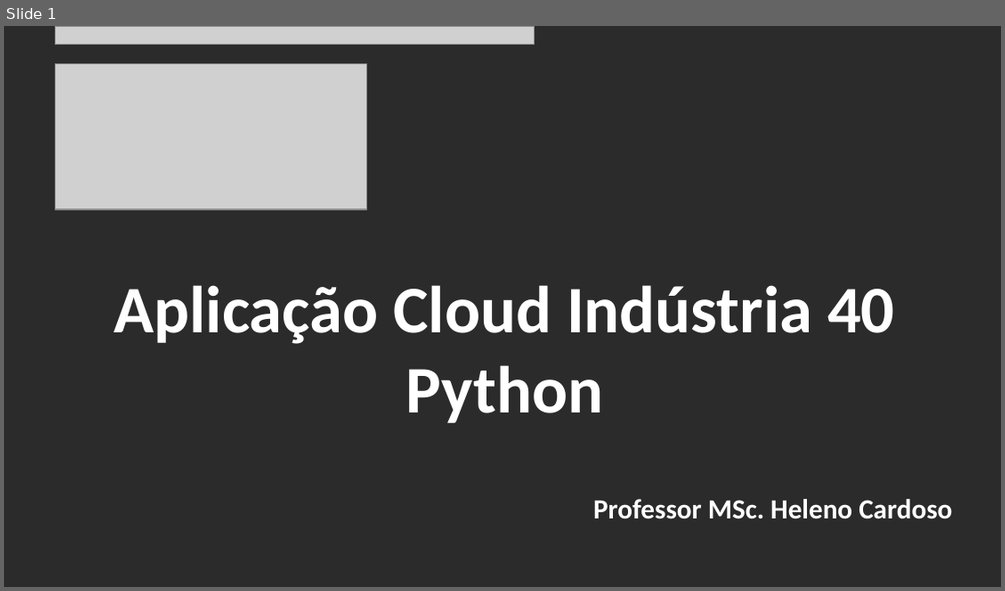
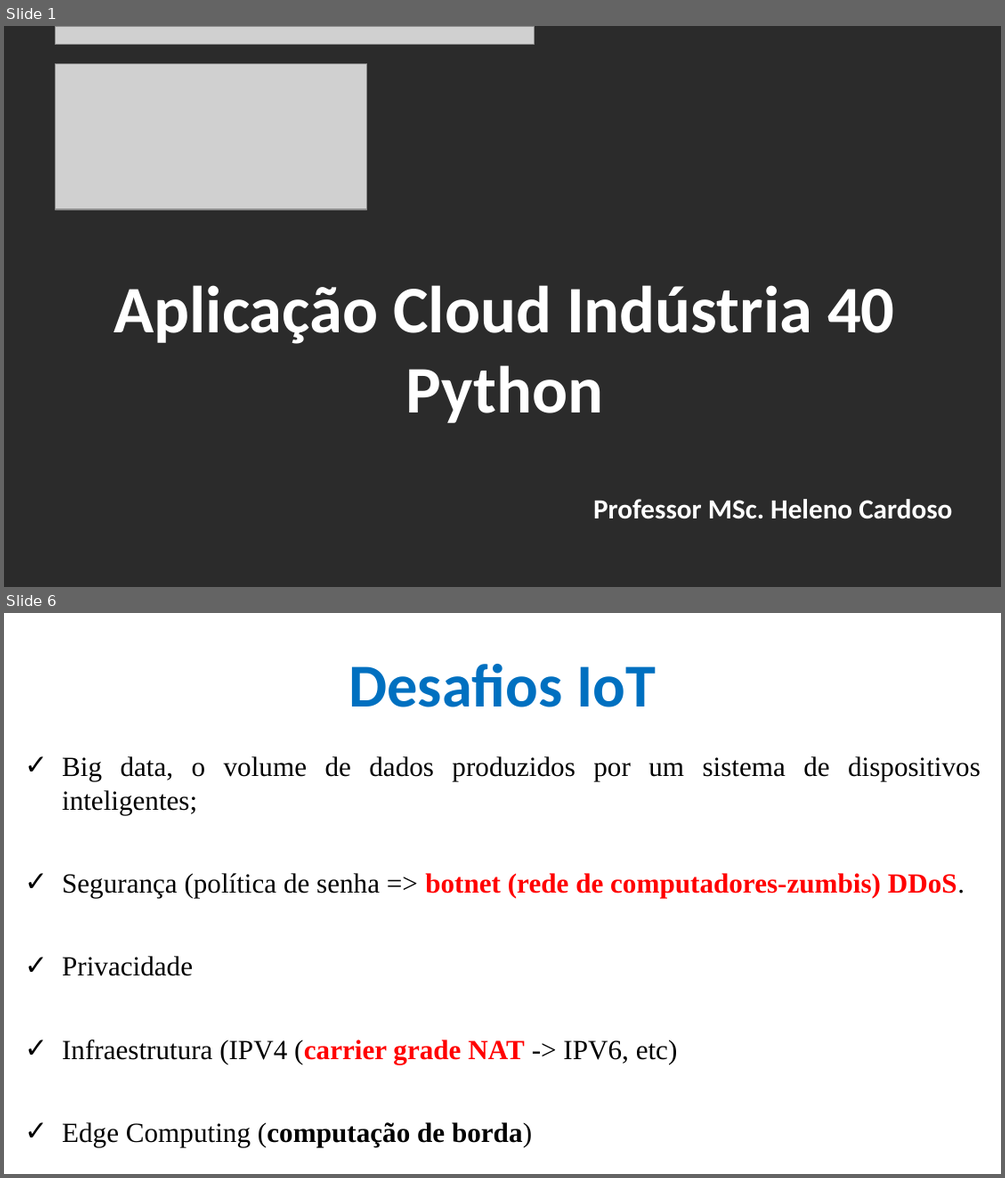
Before and after one commit to CloudEducationBrazil/WydenArea1AplicacaoCloudIndustria40Python, a slide deck: 01 Classes/Aula 01 - Aplicação Cloud Indústria 40 Python.pptx. Shown one above the other, each under a label of ours: slide 1 before the commit, slides 1 and 6 after it; the slides between them are not shown. The pictures are 1005x591 and 1005x1178 pixels, drawn with LibreOffice and Linux fonts; fonts in the diff are those of the drawing; grey boxes stand for pictures; background and template pictures are left out; a plain dark background stands for a picture behind light text. Boxes give left, top, right and bottom in pixels: in the first picture for what was removed or moved away, otherwise in the second. Text is boxed around its words. In the diff, an @@ line names an element or a change of style, - is before the commit and + after.

```diff
--- a/01 Classes/Aula 01 - Aplicação Cloud Indústria 40 Python.pptx
+++ b/01 Classes/Aula 01 - Aplicação Cloud Indústria 40 Python.pptx
@@ slide 6 added at [4, 613, 1001, 1174], background picture (left out) @@
@@ title added at [348, 664, 655, 707], 44 pt, text #0070C0, bold @@
+Desafios IoT
@@ text added at [62, 756, 980, 1147], 20 pt, text #000000 @@
+✓ Big data, o volume de dados produzidos por um sistema de dispositivos inteligentes;
+✓ Segurança (política de senha => botnet (rede de computadores-zumbis) DDoS.
+✓ Privacidade
+✓ Infraestrutura (IPV4 (carrier grade NAT -> IPV6, etc)
+✓ Edge Computing (computação de borda)
```
Also in this commit, not shown: 7 slides changed, 14 other slides added, 1 slide removed, 2 other files.
